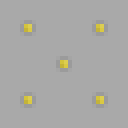
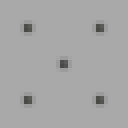
The second 128×128 image is a revision of the first. Changes to its layers:
pixels changed over (24, 24, 104, 104) (layer not identified)
